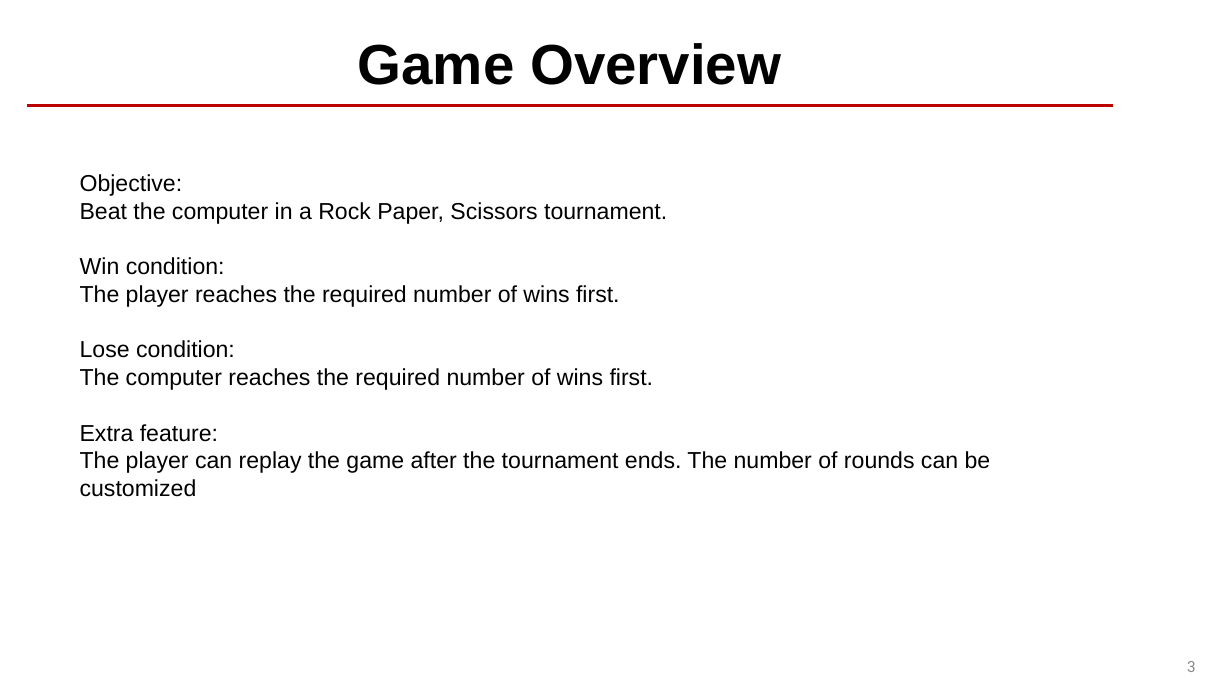
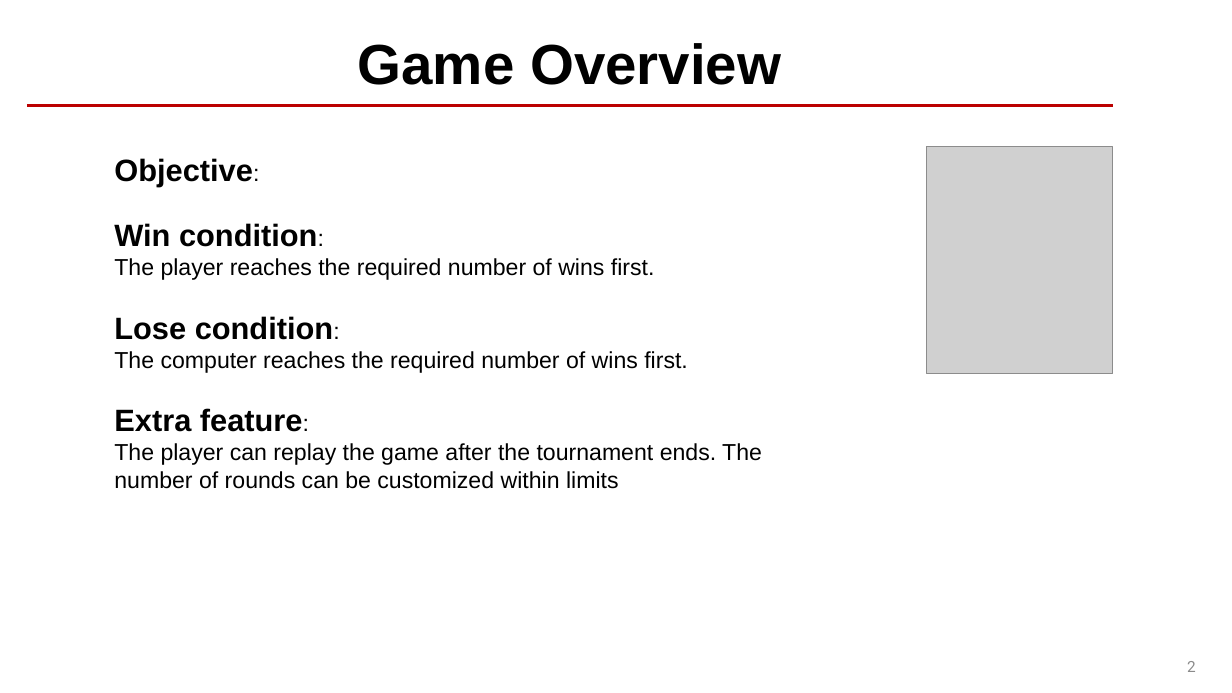
Before and after one commit to Orgo4ever/Rock-Paper-Scissors-Game, a slide deck: slide 2 of Rock-Paper-Scissors-Game-Presentation.pptx (slide 3 before the commit). Drawn at 1232x693 pixels with LibreOffice and Linux fonts; fonts in the diff are those of the drawing; grey boxes stand for pictures; background and template pictures are left out. Boxes give left, top, right and bottom in pixels: in the first picture for what was removed or moved away, otherwise in the second. Text is boxed around its words. In the diff, an @@ line names an element or a change of style, - is before the commit and + after.

Commit message:
Update Rock-Paper-Scissors-Game-Presentation.pptx
Updated presentation

```diff
--- a/Rock-Paper-Scissors-Game-Presentation.pptx
+++ b/Rock-Paper-Scissors-Game-Presentation.pptx
@@ text "Objective:": place and size @@
-text "Objective:" at [80, 174, 991, 497]
+text "Objective:" at [114, 158, 762, 489]
@@ picture added at [927, 147, 1113, 374] @@
@@ text at [114, 158, 333, 432]: size 18 to 24 pt, bold on in "Objective:", "Win condition:", "Lose condition:", "Extra feature:" @@
@@ text at [80, 202, 667, 224]: paragraph removed @@
-Beat the computer in a Rock Paper, Scissors tournament.
@@ text at [114, 443, 762, 489]: text changed @@
-The player can replay the game after the tournament ends. The number of rounds can be customized
+The player can replay the game after the tournament ends. The number of rounds can be customized within limits
@@ page number at [1187, 661, 1196, 672]: text changed @@
-3
+2
```
Also in this commit, not shown: 1 other slide changed, 3 slides added, 3 slides removed.
